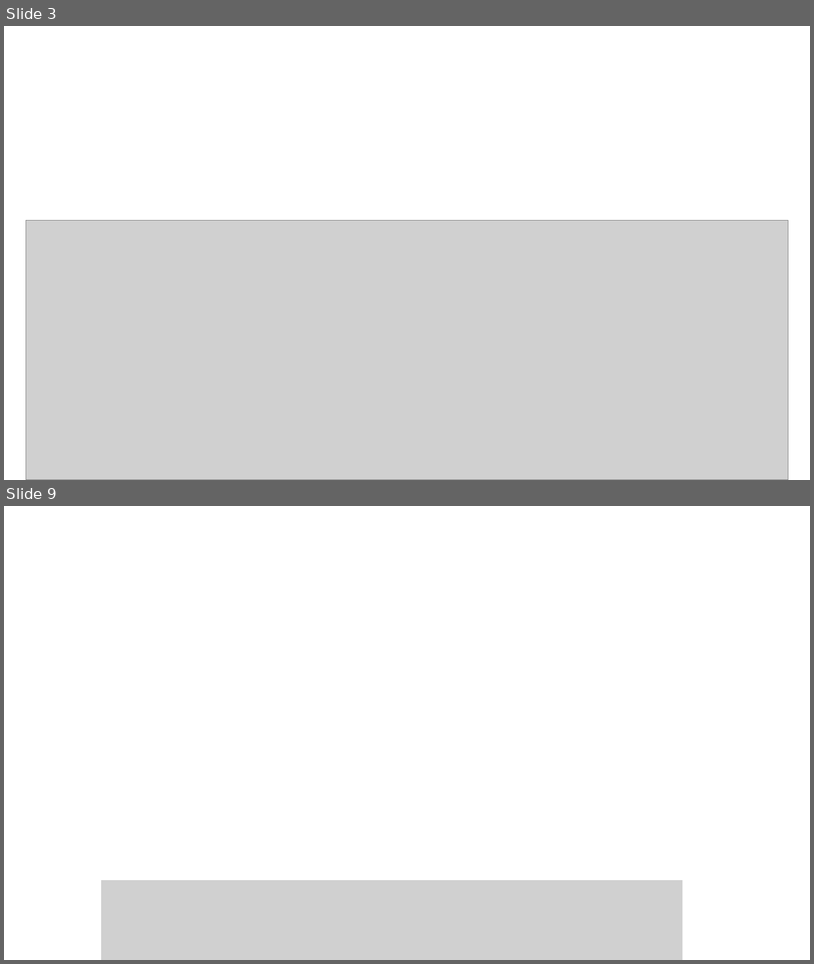
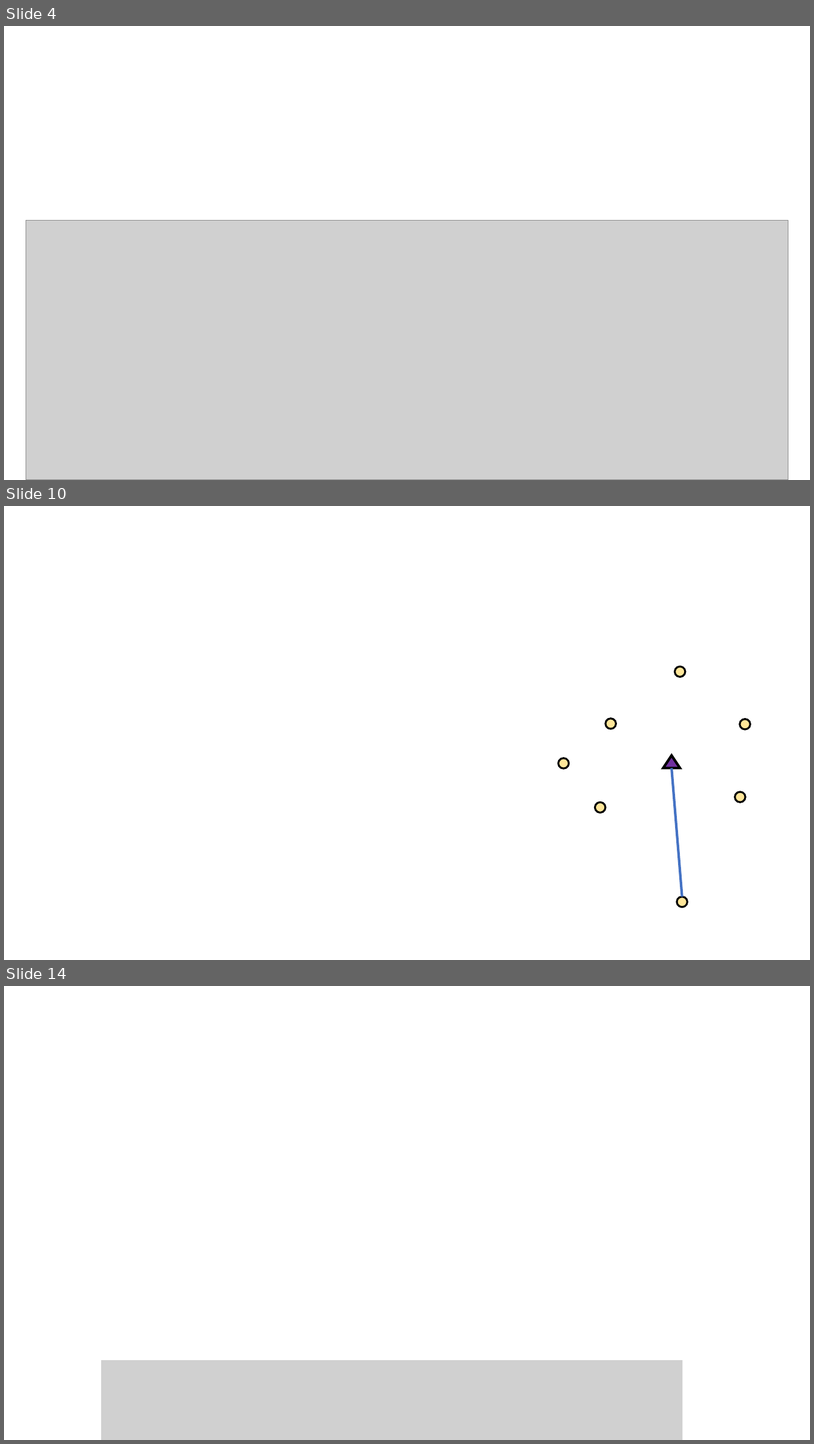
Before and after one commit to samsonzhou/samsonzhou.github.io, a slide deck: other-talks/FOCS 2023.pptx. Shown one above the other, each under a label of ours: slides 3 and 9 before the commit, slides 4, 10 and 14 after it; the slides between them are not shown. The pictures are 814x964 and 814x1444 pixels, drawn with LibreOffice and Linux fonts; fonts in the diff are those of the drawing; grey boxes stand for pictures. Boxes give left, top, right and bottom in pixels: in the first picture for what was removed or moved away, otherwise in the second. Text is boxed around its words. In the diff, an @@ line names an element or a change of style, - is before the commit and + after.

```diff
--- a/other-talks/FOCS 2023.pptx
+++ b/other-talks/FOCS 2023.pptx
@@ slide 10 added at <box>4,506,810,960</box>, background #FFFFFF @@
@@ ellipse added at <box>675,666,686,676</box>, fill #FFE699, outline #000000 2.25 pt @@
@@ ellipse added at <box>606,718,616,729</box>, fill #FFE699, outline #000000 2.25 pt @@
@@ ellipse added at <box>740,719,750,729</box>, fill #FFE699, outline #000000 2.25 pt @@
@@ triangle added at <box>663,755,680,768</box>, fill #7030A0, outline #000000 3 pt @@
@@ ellipse added at <box>559,758,569,769</box>, fill #FFE699, outline #000000 2.25 pt @@
@@ line added from (672, 768) to (683, 896), #4472C4 3 pt @@
@@ ellipse added at <box>735,792,746,802</box>, fill #FFE699, outline #000000 2.25 pt @@
@@ ellipse added at <box>596,802,606,812</box>, fill #FFE699, outline #000000 2.25 pt @@
@@ ellipse added at <box>677,896,687,906</box>, fill #FFE699, outline #000000 2.25 pt @@
@@ what was slide 3 is now slide 4 @@
@@ what was slide 9 is now slide 14 @@
```
Also in this commit, not shown: 8 slides changed, 35 other slides added, 1 slide removed, 1 other file.
